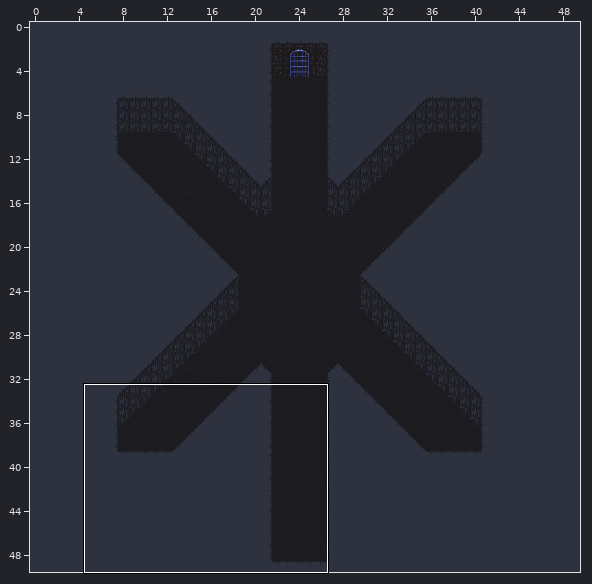
Tiled map (JSON) -- public/maps/room3.json. Above, an overview of the earlier version with the close-up marked.
Close-up. As it was:
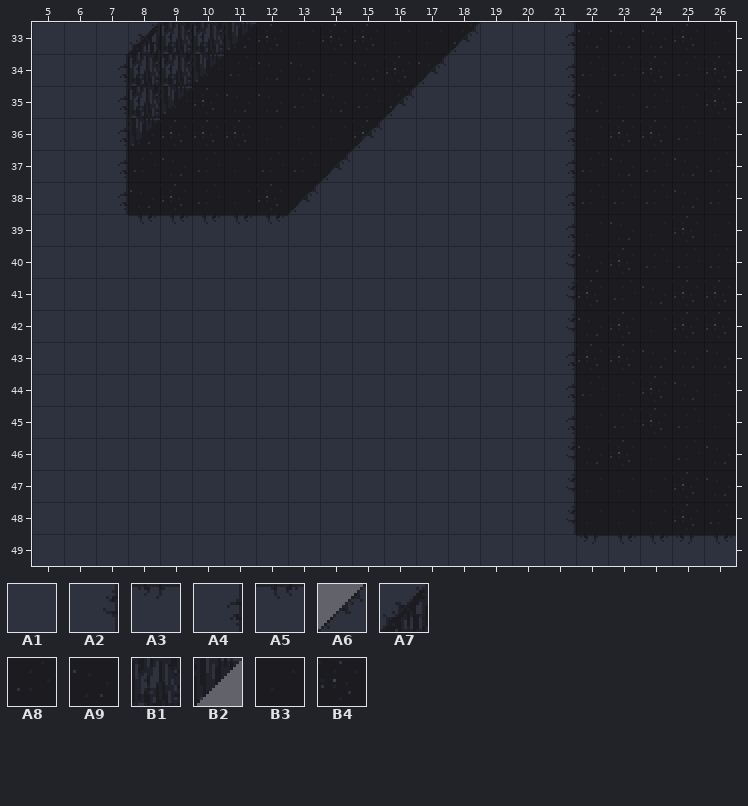
Cells are 16x16 px. Shown: x 5..26, y 33..49. The commit also changed other parts of the map, which this record leaves out.
Key: from "tileset": A1 0, A2 2 flipped left-right, A3 2 flipped on the diagonal, A4 2 turned 180, A5 2 turned 90, A6 4, A7 5, A8 6, A9 7, B1 9, B2 10 flipped left-right, B3 14, B4 15.
__ is an empty cell, ## one hidden under a higher layer.
Layer "Floor" before, first column x 5:
33 ## ## ## ## ## ## A9 B4 B3 B4 B4 B3 B3 A8 ## ## ## A9 A9 A9 B4 B3
34 ## ## ## ## ## A8 A8 A9 A9 B3 A9 B4 A9 ## ## ## ## A8 A8 B4 A8 B4
35 ## ## ## ## A8 B4 A9 A9 A8 A9 A8 A8 ## ## ## ## ## A9 B3 A8 B3 B4
36 ## ## ## A9 B4 B4 B4 B3 B3 B3 B4 ## ## ## ## ## ## B3 B4 B4 A8 B3
37 ## ## ## A8 A9 A8 B3 A8 A8 B3 ## ## ## ## ## ## ## A8 A9 A8 A9 A8
38 ## ## ## A9 B4 A8 B3 B4 B3 ## ## ## ## ## ## ## ## A8 A8 A8 A9 A8
39 ## ## ## ## ## ## ## ## ## ## ## ## ## ## ## ## ## B3 A9 B3 B4 B3
40 ## ## ## ## ## ## ## ## ## ## ## ## ## ## ## ## ## A9 B4 A8 A8 A8
41 ## ## ## ## ## ## ## ## ## ## ## ## ## ## ## ## ## B4 A8 A9 B4 B4
42 ## ## ## ## ## ## ## ## ## ## ## ## ## ## ## ## ## A9 B4 B3 B4 B4
43 ## ## ## ## ## ## ## ## ## ## ## ## ## ## ## ## ## B4 B4 A9 A9 A9
44 ## ## ## ## ## ## ## ## ## ## ## ## ## ## ## ## ## A8 B3 B4 A9 B3
45 ## ## ## ## ## ## ## ## ## ## ## ## ## ## ## ## ## B3 A8 B4 A8 B3
46 ## ## ## ## ## ## ## ## ## ## ## ## ## ## ## ## ## A9 B4 B3 A8 A9
47 ## ## ## ## ## ## ## ## ## ## ## ## ## ## ## ## ## B3 B3 B3 B4 A9
48 ## ## ## ## ## ## ## ## ## ## ## ## ## ## ## ## ## B3 B3 B3 B4 A8
49 ## ## ## ## ## ## ## ## ## ## ## ## ## ## ## ## ## ## ## ## ## ##
Layer "Tile Layer Background" before, first column x 5:
33 A1 A1 A1 A7 B1 B1 B2 __ __ __ __ __ __ A6 A1 A1 A4 __ __ __ __ __
34 A1 A1 A4 B1 B1 B2 __ __ __ __ __ __ A6 A1 A1 A1 A4 __ __ __ __ __
35 A1 A1 A4 B1 B2 __ __ __ __ __ __ A6 A1 A1 A1 A1 A2 __ __ __ __ __
36 A1 A1 A4 B2 __ __ __ __ __ __ A6 A1 A1 A1 A1 A1 A4 __ __ __ __ __
37 A1 A1 A4 __ __ __ __ __ __ A6 A1 A1 A1 A1 A1 A1 A4 __ __ __ __ __
38 A1 A1 A4 __ __ __ __ __ A6 A1 A1 A1 A1 A1 A1 A1 A4 __ __ __ __ __
39 A1 A1 A1 A5 A5 A5 A5 A5 A1 A1 A1 A1 A1 A1 A1 A1 A4 __ __ __ __ __
40 A1 A1 A1 A1 A1 A1 A1 A1 A1 A1 A1 A1 A1 A1 A1 A1 A2 __ __ __ __ __
41 A1 A1 A1 A1 A1 A1 A1 A1 A1 A1 A1 A1 A1 A1 A1 A1 A2 __ __ __ __ __
42 A1 A1 A1 A1 A1 A1 A1 A1 A1 A1 A1 A1 A1 A1 A1 A1 A2 __ __ __ __ __
43 A1 A1 A1 A1 A1 A1 A1 A1 A1 A1 A1 A1 A1 A1 A1 A1 A4 __ __ __ __ __
44 A1 A1 A1 A1 A1 A1 A1 A1 A1 A1 A1 A1 A1 A1 A1 A1 A4 __ __ __ __ __
45 A1 A1 A1 A1 A1 A1 A1 A1 A1 A1 A1 A1 A1 A1 A1 A1 A4 __ __ __ __ __
46 A1 A1 A1 A1 A1 A1 A1 A1 A1 A1 A1 A1 A1 A1 A1 A1 A2 __ __ __ __ __
47 A1 A1 A1 A1 A1 A1 A1 A1 A1 A1 A1 A1 A1 A1 A1 A1 A2 __ __ __ __ __
48 A1 A1 A1 A1 A1 A1 A1 A1 A1 A1 A1 A1 A1 A1 A1 A1 A2 __ __ __ __ __
49 A1 A1 A1 A1 A1 A1 A1 A1 A1 A1 A1 A1 A1 A1 A1 A1 A1 A3 A5 A5 A3 A5
After the commit:
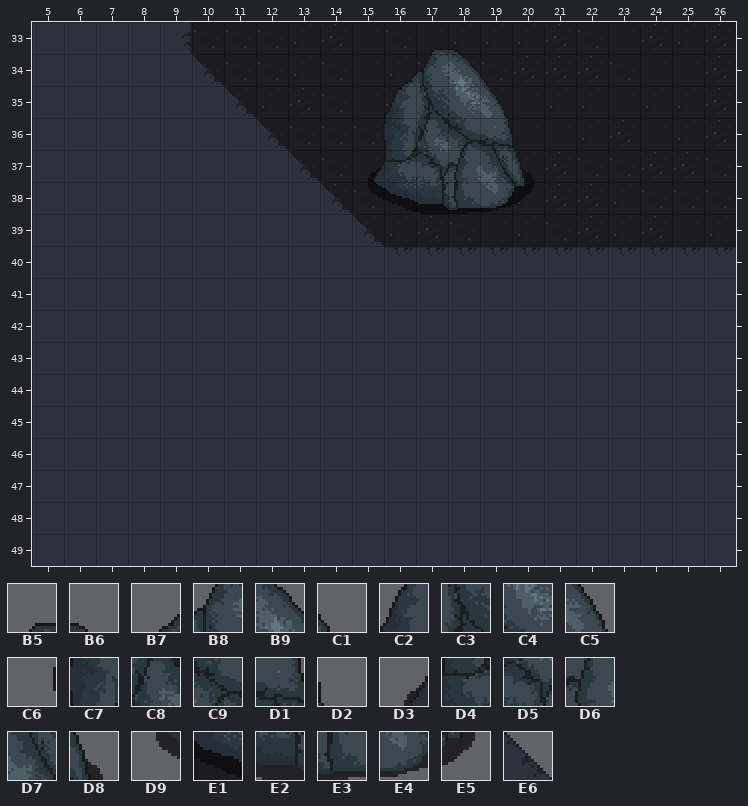
Further tiles: from "Objects_atlas": B5 172, B6 173, B7 188, B8 189, B9 190, C1 191, C2 205, C3 206, C4 207, C5 208, C6 221, C7 222, C8 223, C9 224, D1 225, D2 226, D3 238, D4 239, D5 240, D6 241, D7 242, D8 243, D9 255, E1 256, E2 257, E3 258, E4 259, E5 260; from "tileset": E6 4 turned 90.
See-through tiles are keyed as they look on the map.
The edit:
Changed rows in their new state; .. is an unchanged cell.
Layer "Floor":
first column x 8:
33 .. .. A9 .. A9 .. .. B3 .. .. .. A8 A8 .. .. .. B4 A8 B4
34 .. .. A9 .. .. .. .. .. A8 .. .. A9 B4 B4 B4 .. B3 .. ..
35 .. ## .. A8 .. B4 .. .. B4 .. .. .. B3 A8 .. .. .. .. ..
36 ## ## .. ## A9 .. .. A9 .. .. .. .. B3 B3 .. .. B3 .. B4
37 ## ## ## ## .. A9 A9 B3 .. .. .. .. A8 B4 .. .. B4 B4 ..
38 .. ## ## ## ## .. .. A9 B3 A9 B3 B4 A8 B4 B4 .. .. .. ..
39 .. .. .. .. .. .. .. A8 A8 B4 A9 B3 A8 .. B4 .. B4 B3 ..
40 .. .. .. .. .. .. .. .. .. .. .. .. .. .. ## ## ## ## ##
41 .. .. .. .. .. .. .. .. .. .. .. .. .. .. ## .. ## ## ##
42 .. .. .. .. .. .. .. .. .. .. .. .. .. .. ## ## .. ## ##
43 .. .. .. .. .. .. .. .. .. .. .. .. .. .. ## ## ## ## ..
44 .. .. .. .. .. .. .. .. .. .. .. .. .. .. ## ## .. ## ##
45 .. .. .. .. .. .. .. .. .. .. .. .. .. .. .. ## .. ## ##
46 .. .. .. .. .. .. .. .. .. .. .. .. .. .. ## ## ## ## ##
47 .. .. .. .. .. .. .. .. .. .. .. .. .. .. ## ## ## ## ##
48 .. .. .. .. .. .. .. .. .. .. .. .. .. .. .. ## ## ## ..
Layer "Tile Layer Background":
first column x 7:
33 .. A1 A4 __ __ .. .. .. .. .. B5 B6 __ __ __ .. .. .. .. ..
34 A1 A1 A1 E6 .. .. .. .. .. B7 B8 B9 C1 __ __ .. .. .. .. ..
35 A1 A1 A1 A1 E6 .. .. .. .. C2 C3 C4 C5 __ __ .. .. .. .. ..
36 A1 A1 A1 A1 A1 E6 .. .. C6 C7 C8 C9 D1 D2 __ .. .. .. .. ..
37 A1 A1 A1 A1 A1 A1 E6 __ D3 D4 D5 D6 D7 D8 __ .. .. .. .. ..
38 A1 A1 A1 A1 A1 A1 A1 E6 D9 E1 E2 E3 E4 E5 __ .. .. .. .. ..
39 .. A1 A1 A1 A1 A1 .. .. E6 __ __ __ __ __ __ .. .. .. .. ..
40 .. .. .. .. .. .. .. .. .. A5 A5 A5 A5 A5 A5 A5 A5 A5 A5 A5
41 .. .. .. .. .. .. .. .. .. .. .. .. .. .. A1 A1 A1 A1 A1 A1
42 .. .. .. .. .. .. .. .. .. .. .. .. .. .. A1 A1 A1 A1 A1 A1
43 .. .. .. .. .. .. .. .. .. .. .. .. .. .. A1 A1 A1 A1 A1 A1
44 .. .. .. .. .. .. .. .. .. .. .. .. .. .. A1 A1 A1 A1 A1 A1
45 .. .. .. .. .. .. .. .. .. .. .. .. .. .. A1 A1 A1 A1 A1 A1
46 .. .. .. .. .. .. .. .. .. .. .. .. .. .. A1 A1 A1 A1 A1 A1
47 .. .. .. .. .. .. .. .. .. .. .. .. .. .. A1 A1 A1 A1 A1 A1
48 .. .. .. .. .. .. .. .. .. .. .. .. .. .. A1 A1 A1 A1 A1 A1
49 .. .. .. .. .. .. .. .. .. .. .. .. .. .. .. A1 A1 A1 A1 A1
Pixel boxes of the changes (left, top, right, bottom) in both close-ups:
changed: (118, 22, 736, 544)
